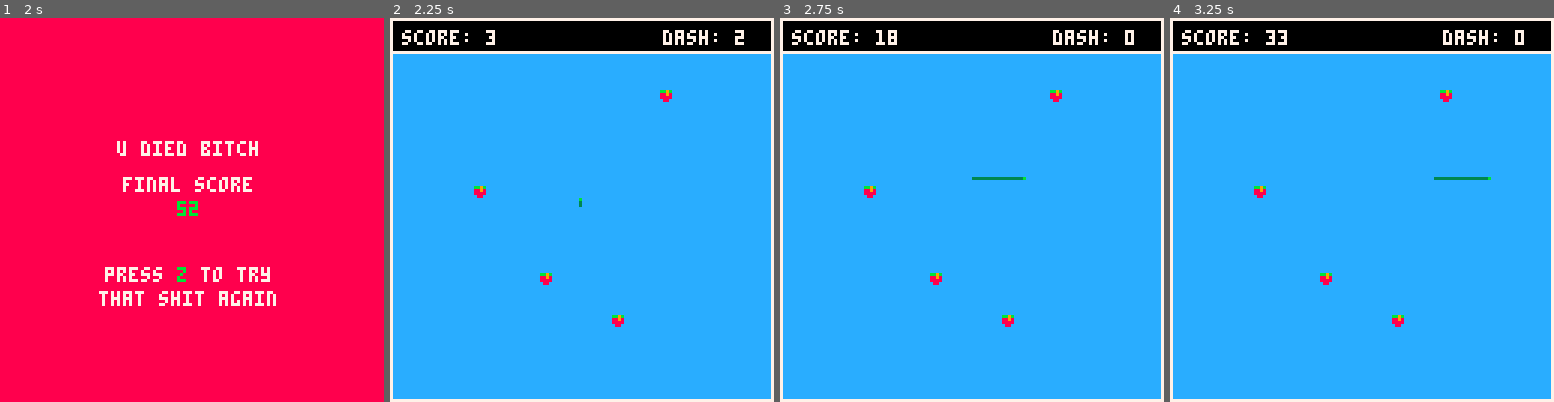
Above: before the commit, frames 1-4 (left to right).
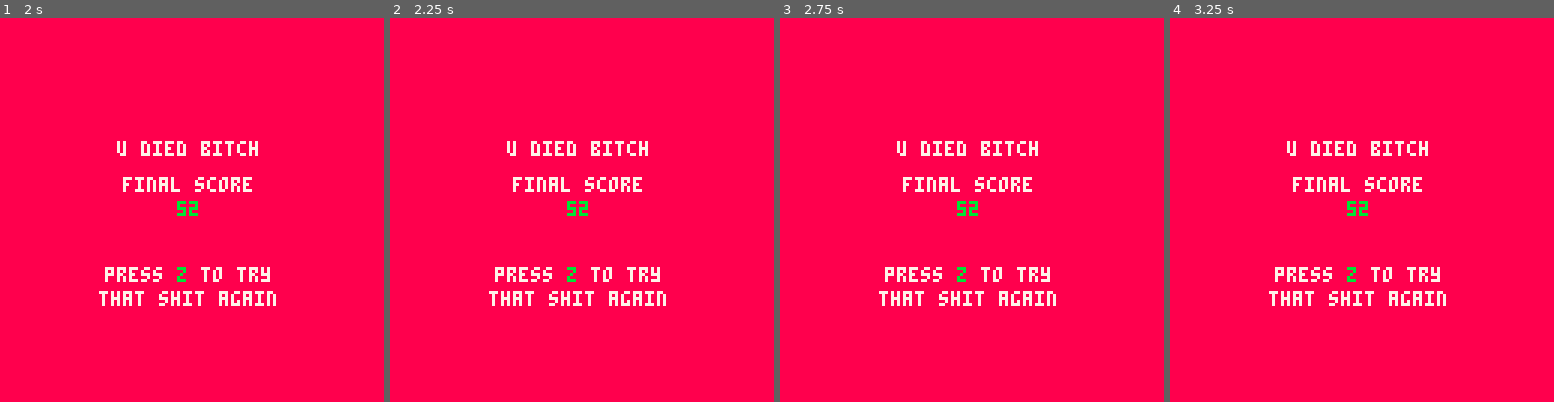
Above: after the commit, the same moments.

Repository: tmelot2/pico-8
Game: PICO-8 cartridge snake.p8
The game is run twice, just before and just after one commit, with the same random seed, the same clock (stepped at 60 frames per second) and the same inputs.
Inputs:
- Up to frame 1 (2 s): tap X (X key) at 0.33, 1.07, 1.85 s; tap O (Z key) at 0.7, 1.7 s; hold Right from 1.6 s (still down)
- Up to frame 2 (2.25 s): release Right at 2.1 s; tap O (Z key) at 2.1 s; hold Up from 2.15 s (still down)
- Up to frame 3 (2.75 s): release Up at 2.42 s; hold Right from 2.47 s (still down); tap O (Z key) at 2.5 s
- Up to frame 4 (3.25 s): tap O (Z key) at 2.9 s; tap X (X key) at 2.97 s; release Right at 3.03 s; hold Left from 3.08 s (still down)

Frame 1 is identical in both runs. In frame 2, 100% of the frame differs, in the area x 0-100%, y 0-100%; in frame 3, 100%; in frame 4, 100%.

Commit message:
Two buttons necessary to restart.
Prevents accidentally skipping game over screen.

Diff:
--- a/snake.p8
+++ b/snake.p8
@@ -183,7 +183,7 @@
 end
 
 function gameoverupdate()
- if btnp(4) then
+ if btn(4) and btn(5) then
     gameinit()
   end
   timer += 1
